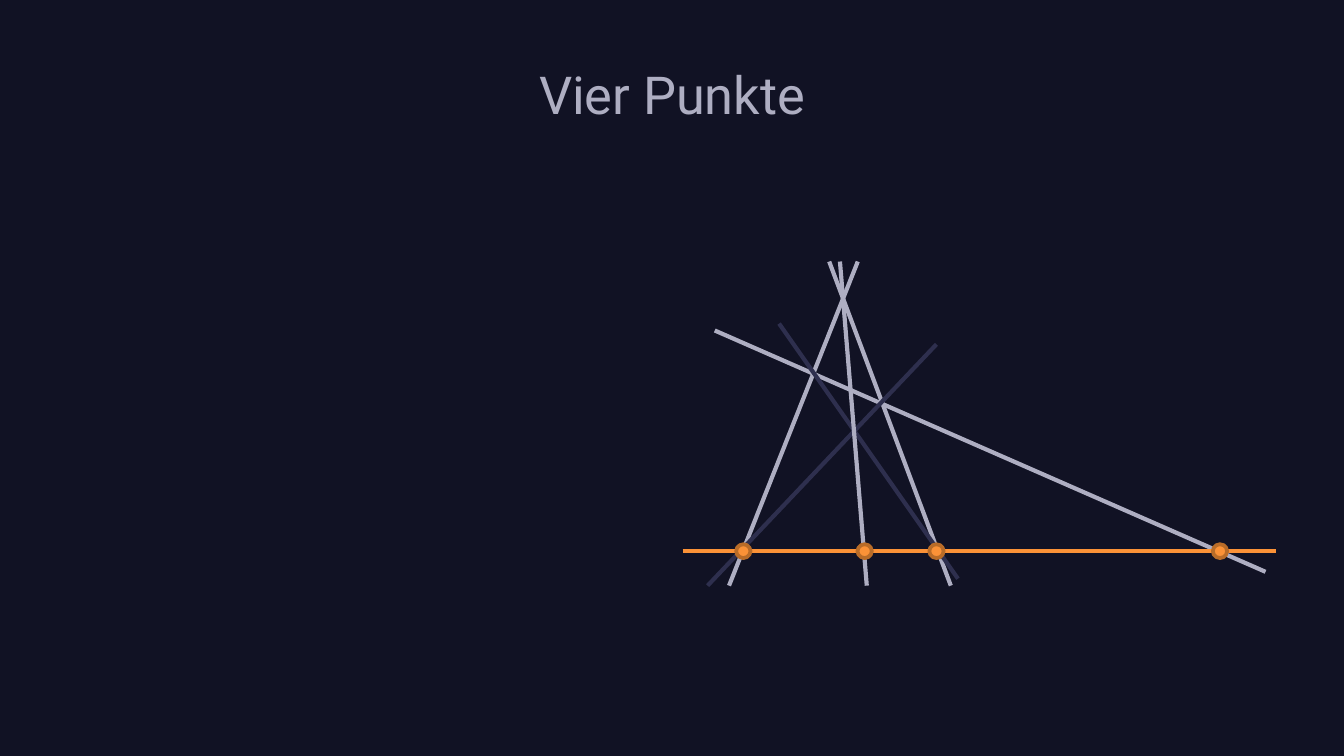
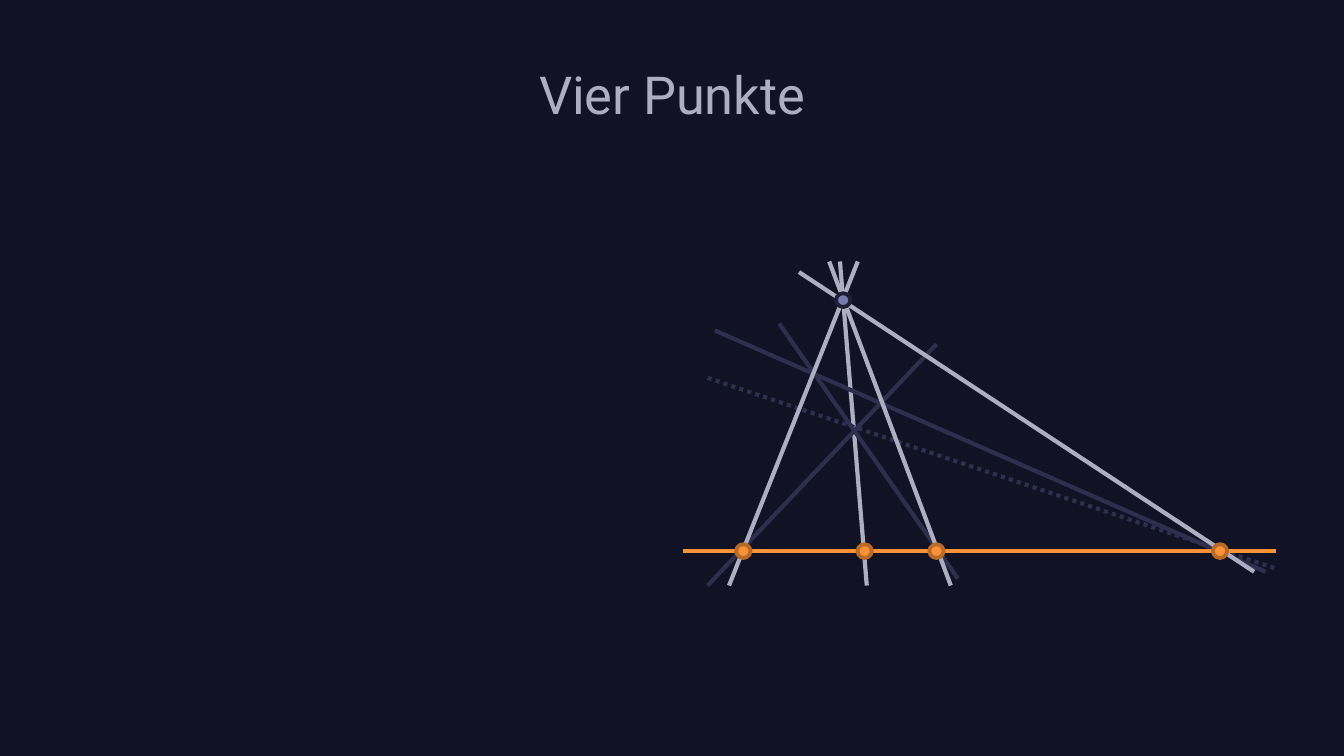
Before and after one commit to nefl1011/Harmonische-Lage, a slide deck: slide 6 of Harmonische Lage.pptx (slide 5 before the commit). Drawn at 1344x756 pixels with LibreOffice and Linux fonts; fonts in the diff are those of the drawing. Boxes give left, top, right and bottom in pixels: in the first picture for what was removed or moved away, otherwise in the second. Text is boxed around its words. In the diff, an @@ line names an element or a change of style, - is before the commit and + after.

```diff
--- a/Harmonische Lage.pptx
+++ b/Harmonische Lage.pptx
@@ line moved from (715, 331) - (1266, 571) to (798, 271) - (1254, 571) @@
@@ ellipse added at (836,293,851,306), fill #787BB0, outline #1E1F33 2 pt @@
@@ line added from (715, 331) to (1266, 571), #2E2F4E 2.25 pt @@
@@ line added from (708, 378) to (1275, 569), #2E2F4E 2.25 pt dashed @@
@@ line (683, 551) - (1277, 551): stroke #FB9237 2.25 pt to #FB9237 2 pt @@
@@ outline #BA6C29 2 pt to #B96A26 2 pt in 3 elements at (1212,544,1227,558), (929,544,943,558), (737,544,751,558) @@
```
Also in this commit, not shown: 5 other slides changed, 8 slides added, 2 slides removed, 1 other file.
